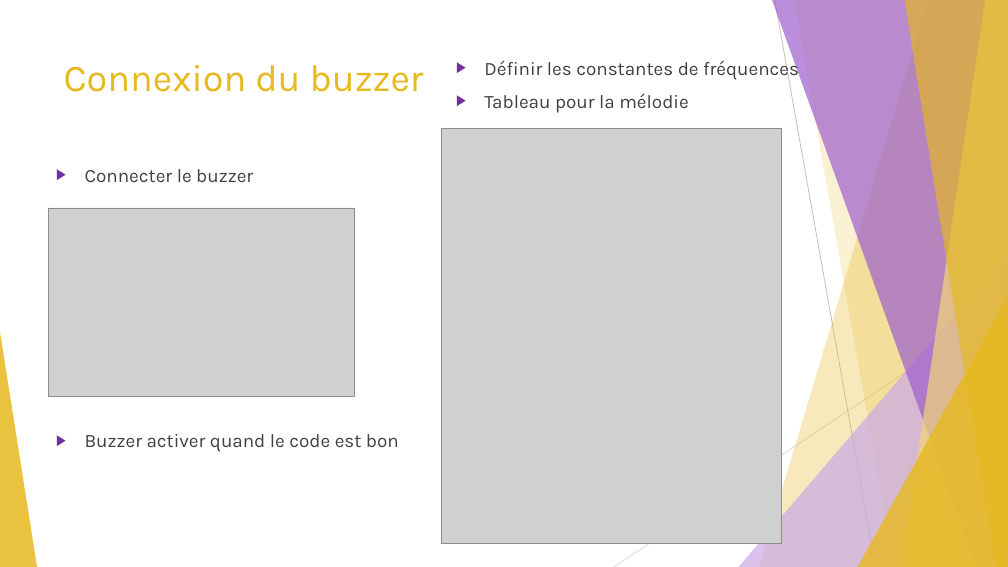
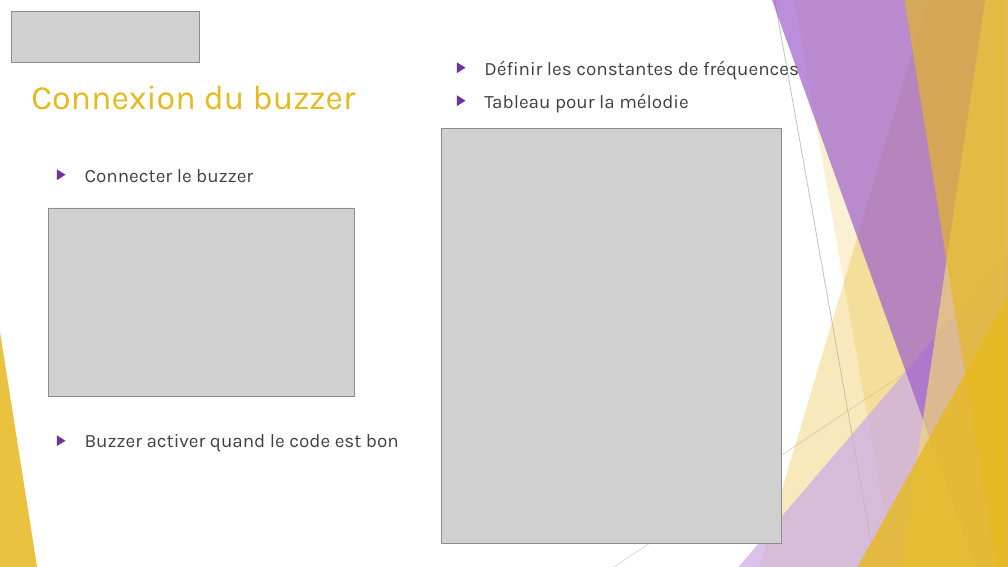
Before and after one commit to GuiguiMvn/Systeme-Escape-Game-Telethon, a slide deck: slide 11 of Cyril/Présentation.pptx. Drawn at 1008x567 pixels with LibreOffice and Linux fonts; fonts in the diff are those of the drawing; grey boxes stand for pictures. Boxes give left, top, right and bottom in pixels: in the first picture for what was removed or moved away, otherwise in the second. Text is boxed around its words. In the diff, an @@ line names an element or a change of style, - is before the commit and + after.

```diff
--- a/Cyril/Présentation.pptx
+++ b/Cyril/Présentation.pptx
@@ picture added at [12, 12, 200, 63] @@
@@ title "Connexion du buzzer": place and size @@
-title "Connexion du buzzer" at [64, 65, 424, 92]
+title "Connexion du buzzer" at [31, 85, 356, 110]
@@ title "Connexion du buzzer" at [31, 85, 356, 110]: size 36 to 32.4 pt @@
```
Also in this commit, not shown: 10 other slides changed, 2 other files.
